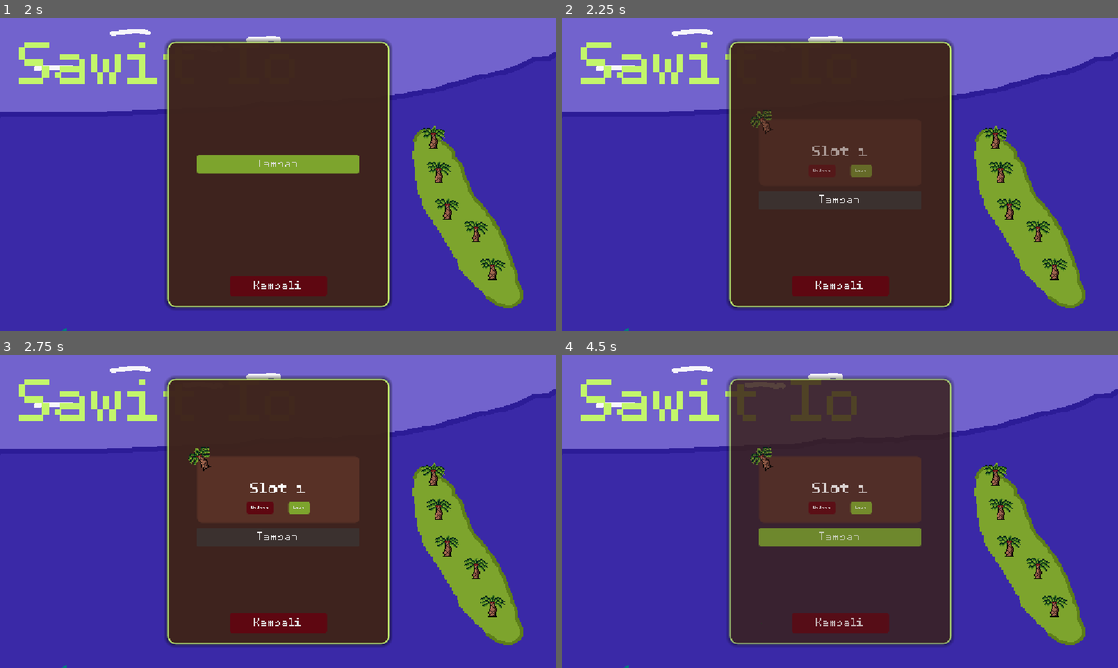
Above: before the commit, frames 1-4 (two rows, left to right).
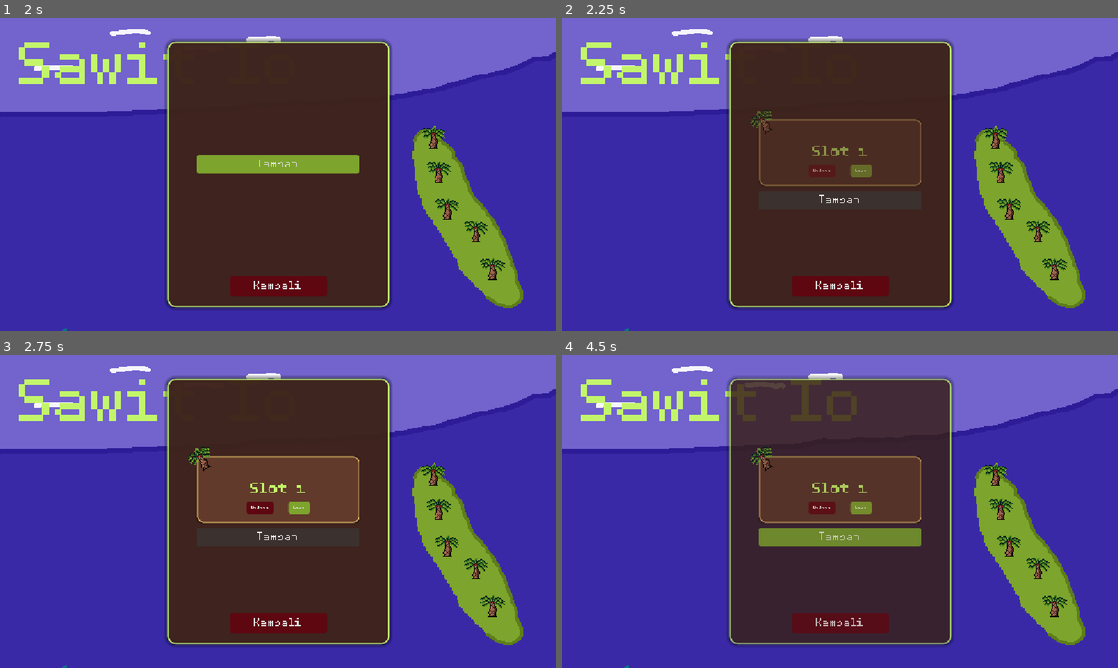
Above: after the commit, the same moments.

Repository: azizul987/Sawit-io
Game: Godot game, scene res://Scene/MainMenui.tscn
Same seed, same stepped clock (60 frames per second), same inputs: the game is played once before the commit and once after it.
Inputs (mouse positions are in pixels of both pictures, inside the frame that each line leads up to):
- Up to frame 1 (2 s): click "Mulai" at 0.5 s; tap Enter at 1.25 s; drag from (494, 268) to (450, 208) at 1.27 s
- Up to frame 2 (2.25 s): click "Tambah" at 2 s
- Up to frame 3 (2.75 s): no input
- Up to frame 4 (4.5 s): click "Kembali" at 2.75 s; click "Mulai" at 3.5 s; drag from (1040, 567) to (1001, 508) at 4.27 s

Frame 1 is identical in both runs. In frame 2, 0.6% of the frame differs, in the area x 35-65%, y 32-54%; in frame 3, 0.6%; in frame 4, 0.6%.

Commit message:
style: pemisahan warna latar beserta bingkai kartu slot demi meningkatkan kontras terhadap wadah utama

Diff:
--- a/Logic/object_For_skrip/SaveSlotItem.tscn
+++ b/Logic/object_For_skrip/SaveSlotItem.tscn
@@ -4,14 +4,8 @@
 [ext_resource type="Script" uid="uid://cvqeqgjrb21wm" path="res://Logic/object_For_skrip/save_slot_item.gd" id="1_k685f"]
 [ext_resource type="StyleBox" uid="uid://bxc7x675qpy2t" path="res://styles/default_btn.tres" id="3_iurdf"]
 [ext_resource type="StyleBox" uid="uid://b6bgi5wq8fg25" path="res://styles/warning_btn.tres" id="3_q5v11"]
+[ext_resource type="StyleBox" uid="uid://d2k1l8v0m9pwa" path="res://styles/slot_card.tres" id="4_slot_card"]
 [ext_resource type="Texture2D" uid="uid://gppi7vu38hr3" path="res://Asset/Sawit-2.png" id="5_8adp4"]
-
-[sub_resource type="StyleBoxFlat" id="StyleBoxFlat_iurdf"]
-bg_color = Color(0.34509805, 0.19215687, 0.14901961, 1)
-corner_radius_top_left = 10
-corner_radius_top_right = 10
-corner_radius_bottom_right = 10
-corner_radius_bottom_left = 10
 
 [sub_resource type="Theme" id="Theme_q5v11"]
 
@@ -38,12 +32,13 @@
 offset_right = -3.0517578e-05
 grow_horizontal = 2
 grow_vertical = 2
-theme_override_styles/panel = SubResource("StyleBoxFlat_iurdf")
+theme_override_styles/panel = ExtResource("4_slot_card")
 script = ExtResource("1_k685f")
 metadata/_edit_use_anchors_ = true
 
 [node name="Label" type="Label" parent="." unique_id=107499074]
 layout_mode = 2
+theme_override_colors/font_color = Color(0.765652, 0.959401, 0.419124, 1)
 theme_override_fonts/font = ExtResource("1_6whm3")
 theme_override_font_sizes/font_size = 32
 text = "Nama Slot"
--- /dev/null
+++ b/styles/slot_card.tres
@@ -0,0 +1,19 @@
+[gd_resource type="StyleBoxFlat" format=3 uid="uid://d2k1l8v0napwa"]
+
+[resource]
+content_margin_left = 12.0
+content_margin_top = 10.0
+content_margin_right = 12.0
+content_margin_bottom = 10.0
+bg_color = Color(0.380392, 0.227451, 0.168627, 1)
+border_width_left = 2
+border_width_top = 2
+border_width_right = 2
+border_width_bottom = 2
+border_color = Color(0.909804, 0.741176, 0.407843, 1)
+corner_radius_top_left = 12
+corner_radius_top_right = 12
+corner_radius_bottom_right = 12
+corner_radius_bottom_left = 12
+shadow_color = Color(0, 0, 0, 0.35)
+shadow_size = 4
